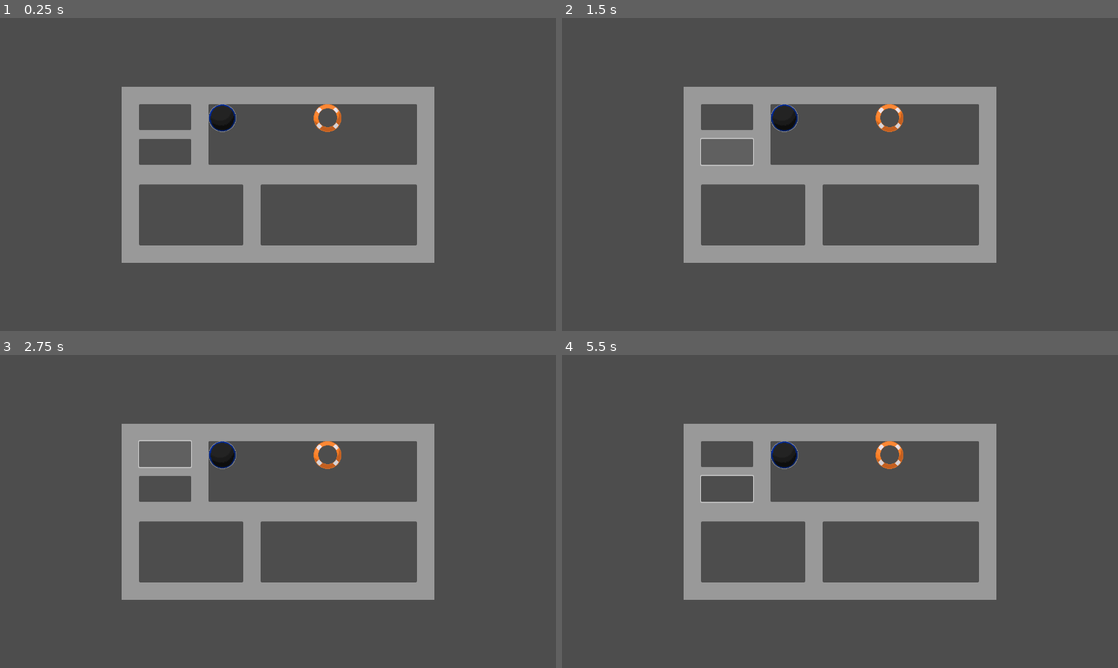
Above: before the commit, frames 1-4 (two rows, left to right).
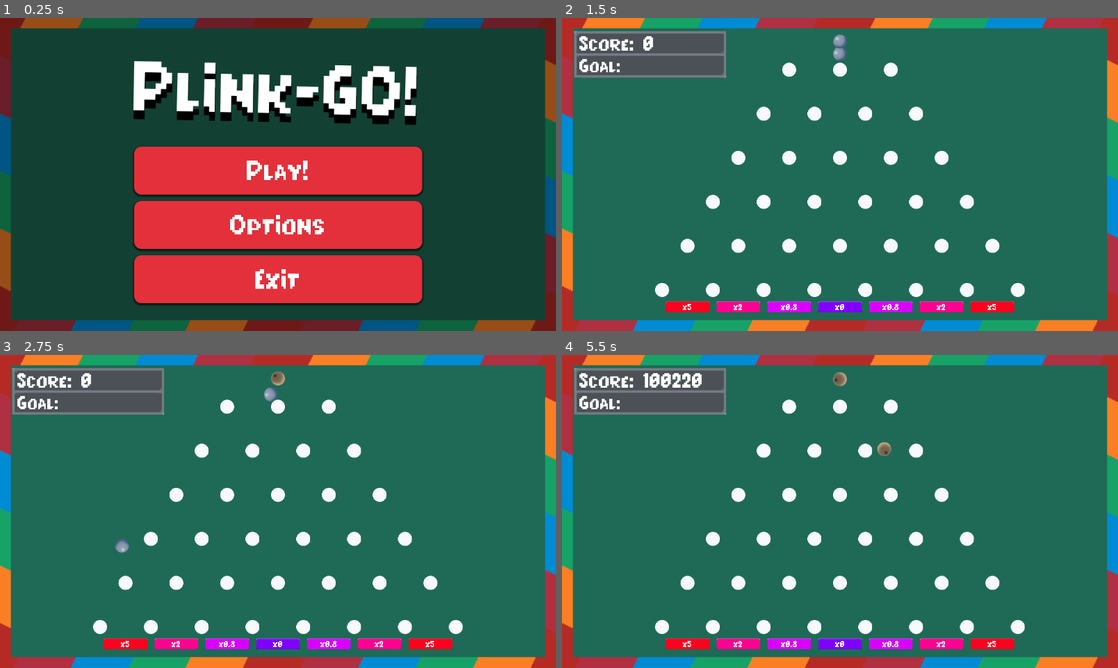
Above: after the commit, the same moments.

Repository: FiCeHo/Plink-go
Game: Godot game, scene res://main_menu.tscn
Two runs of this game, one before a commit and one after it. Both use one fixed random seed, a clock stepped at 60 frames per second and the inputs below. Before the commit the project starts from res://shop/shop_screen.tscn.
Inputs (mouse positions are in pixels of both pictures, inside the frame that each line leads up to; where the layout moved, square brackets give the same spot in the first picture):
- Up to frame 1 (0.25 s): no input
- Up to frame 2 (1.5 s): click (840, 171) [728, 118] at 0.5 s; click (728, 152) at 1.27 s
- Up to frame 3 (2.75 s): click (166, 455) at 2.02 s
- Up to frame 4 (5.5 s): click (728, 489) at 2.77 s; click (728, 455) at 3.52 s; click (728, 489) at 4.27 s; move the mouse to (962, 495) at 5.02 s; click (962, 495) at 5.17 s

The runs differ from the first frame. In frame 1, 100% of the frame differs, in the area x 0-100%, y 0-100%; in frame 2, 97%; in frame 3, 97%; in frame 4, 98%.
Error after the commit: Trying to assign an array of type "Array" to a variable of type "Array[PackedScene]". (res://player_variables.gd:7)

Commit message:
AAAAAAAAA

Diff:
--- a/plink-go!/game.gd
+++ b/plink-go!/game.gd
@@ -1,7 +1,7 @@
 extends Node
 
 @export var ball_array : Array[PackedScene]
-var perk_array = ["2xPoints", "1Up", "+1Mult"]
+var perk_array = []
 
 var player_scene
 var ball_index = 1
@@ -34,7 +34,7 @@
 	if perk_array.has("+1Mult"):
 		Global.mult_sum += 1
 
-func _on_ready():
+func _ready():
 	Global.initial_position = $Game/Container/Marker2D.global_position
 	load_perks()
 	player_scene = ball_array[0]
--- a/plink-go!/game.tscn
+++ b/plink-go!/game.tscn
@@ -1,12 +1,15 @@
-[gd_scene load_steps=10 format=3 uid="uid://ddyy5w7ux36uw"]
+[gd_scene load_steps=13 format=3 uid="uid://ddyy5w7ux36uw"]
 
 [ext_resource type="PackedScene" uid="uid://ki6r087tju3x" path="res://pin.tscn" id="1_e2o6t"]
 [ext_resource type="Script" uid="uid://cmlphfg306x4b" path="res://game.gd" id="1_feb5d"]
 [ext_resource type="PackedScene" uid="uid://cpkx3tyqn2kuw" path="res://player.tscn" id="2_feb5d"]
 [ext_resource type="PackedScene" uid="uid://cbf1bg60e4jj2" path="res://ui.tscn" id="3_7jktm"]
 [ext_resource type="PackedScene" uid="uid://b8ub6d2h0c25i" path="res://nigga_player.tscn" id="3_ryrav"]
-[ext_resource type="PackedScene" uid="uid://dch2epmlvus3h" path="res://multiplier.tscn" id="5_ryrav"]
-[ext_resource type="Texture2D" uid="uid://c2ep4ulm4ss2v" path="res://bckgr.png" id="7_eow3j"]
+[ext_resource type="Texture2D" uid="uid://c2ep4ulm4ss2v" path="res://assets/game/bckgr.png" id="7_eow3j"]
+[ext_resource type="PackedScene" uid="uid://du38yl3g4ve6m" path="res://multiplier_0x.tscn" id="7_j5wjh"]
+[ext_resource type="PackedScene" uid="uid://cueqy8h8k7hne" path="res://multiplier_0_8x.tscn" id="8_hve3p"]
+[ext_resource type="PackedScene" uid="uid://dmu33vhlv3hj" path="res://multiplier_2x.tscn" id="9_mfdv2"]
+[ext_resource type="PackedScene" uid="uid://buenj8vlktd6y" path="res://multiplier_5x.tscn" id="10_iotsf"]
 
 [sub_resource type="StyleBoxTexture" id="StyleBoxTexture_j5wjh"]
 texture = ExtResource("7_eow3j")
@@ -158,33 +161,26 @@
 [node name="Marker2D" type="Marker2D" parent="Game/Container"]
 position = Vector2(511, -48)
 
-[node name="Multiplier" parent="Game/Container" instance=ExtResource("5_ryrav")]
-position = Vector2(157, 559)
-multiplier = 5.0
+[node name="Multiplier 0x" parent="Game/Container" instance=ExtResource("7_j5wjh")]
+position = Vector2(511, 563)
 
-[node name="Multiplier2" parent="Game/Container" instance=ExtResource("5_ryrav")]
-position = Vector2(278, 560)
-multiplier = 2.0
+[node name="Multiplier 0_8x" parent="Game/Container" instance=ExtResource("8_hve3p")]
+position = Vector2(628, 563)
 
-[node name="Multiplier3" parent="Game/Container" instance=ExtResource("5_ryrav")]
-position = Vector2(393, 559)
-multiplier = 0.8
+[node name="Multiplier 0_8x2" parent="Game/Container" instance=ExtResource("8_hve3p")]
+position = Vector2(394, 563)
 
-[node name="Multiplier4" parent="Game/Container" instance=ExtResource("5_ryrav")]
-position = Vector2(510, 559)
-multiplier = 0.0
+[node name="Multiplier 2x" parent="Game/Container" instance=ExtResource("9_mfdv2")]
+position = Vector2(277, 563)
 
-[node name="Multiplier5" parent="Game/Container" instance=ExtResource("5_ryrav")]
-position = Vector2(633, 561)
-multiplier = 0.8
+[node name="Multiplier 2x2" parent="Game/Container" instance=ExtResource("9_mfdv2")]
+position = Vector2(745, 563)
 
-[node name="Multiplier6" parent="Game/Container" instance=ExtResource("5_ryrav")]
-position = Vector2(749, 557)
-multiplier = 2.0
+[node name="Multiplier 5x" parent="Game/Container" instance=ExtResource("10_iotsf")]
+position = Vector2(160, 563)
 
-[node name="Multiplier7" parent="Game/Container" instance=ExtResource("5_ryrav")]
-position = Vector2(860, 555)
-multiplier = 5.0
+[node name="Multiplier 5x2" parent="Game/Container" instance=ExtResource("10_iotsf")]
+position = Vector2(862, 563)
 
 [connection signal="ready" from="." to="." method="_on_ready"]
 [connection signal="released" from="TouchScreenButton" to="." method="_on_touch_screen_button_2_pressed"]
--- a/plink-go!/global.gd
+++ b/plink-go!/global.gd
@@ -5,3 +5,7 @@
 var mult_sum = 0
 var limit_sum = 0
 var value_mult = 1
+
+var initial_ball_array = [load("res://player.gd"), load("res://player.gd"), load("res://player.gd"),
+load("res://player.gd"), load("res://player.gd")]
+var initial_perk_array = []
--- a/plink-go!/main_menu.tscn
+++ b/plink-go!/main_menu.tscn
@@ -1,14 +1,14 @@
 [gd_scene load_steps=22 format=3 uid="uid://dxgq4u6g37r8l"]
 
-[ext_resource type="Texture2D" uid="uid://c2ep4ulm4ss2v" path="res://bckgr.png" id="1_06t4h"]
+[ext_resource type="Texture2D" uid="uid://c2ep4ulm4ss2v" path="res://assets/game/bckgr.png" id="1_06t4h"]
 [ext_resource type="Script" uid="uid://j3xufmlkj4a0" path="res://main_menu.gd" id="1_jix8l"]
-[ext_resource type="AudioStream" uid="uid://ixsyfp8cp5or" path="res://Plink-go! Main Theme.mp3" id="2_7vrkn"]
-[ext_resource type="FontFile" uid="uid://ci4buvranebo7" path="res://PearSoda.ttf" id="3_fu7sn"]
-[ext_resource type="Texture2D" uid="uid://5j4rgoh4f7jr" path="res://grabber.png" id="5_8qtwp"]
+[ext_resource type="AudioStream" uid="uid://ixsyfp8cp5or" path="res://assets/audio/Plink-go! Main Theme.mp3" id="2_7vrkn"]
+[ext_resource type="FontFile" uid="uid://ci4buvranebo7" path="res://assets/game/PearSoda.ttf" id="3_fu7sn"]
+[ext_resource type="Texture2D" uid="uid://5j4rgoh4f7jr" path="res://assets/options/grabber.png" id="5_8qtwp"]
 [ext_resource type="Script" uid="uid://bb2k50hg1abbf" path="res://audio_control.gd" id="5_glbon"]
-[ext_resource type="Texture2D" uid="uid://evhfa0dg14i8" path="res://checkBoxCheckd.png" id="6_qe12f"]
-[ext_resource type="Texture2D" uid="uid://c7mwkvxw1t5mm" path="res://checkBox.png" id="7_8qtwp"]
-[ext_resource type="Script" uid="uid://d2qimi1tdg3fj" path="res://check_box_mute.gd" id="9_dy7ct"]
+[ext_resource type="Texture2D" uid="uid://evhfa0dg14i8" path="res://assets/options/checkBoxCheckd.png" id="6_qe12f"]
+[ext_resource type="Texture2D" uid="uid://c7mwkvxw1t5mm" path="res://assets/options/checkBox.png" id="7_8qtwp"]
+[ext_resource type="Script" path="res://check_box_mute.gd" id="9_dy7ct"]
 
 [sub_resource type="StyleBoxTexture" id="StyleBoxTexture_rhts7"]
 texture = ExtResource("1_06t4h")
@@ -48,14 +48,14 @@
 tracks/0/type = "value"
 tracks/0/imported = false
 tracks/0/enabled = true
-tracks/0/path = NodePath(".:rotation")
+tracks/0/path = NodePath(".:scale")
 tracks/0/interp = 1
 tracks/0/loop_wrap = true
 tracks/0/keys = {
 "times": PackedFloat32Array(0),
 "transitions": PackedFloat32Array(1),
 "update": 0,
-"values": [0.0698132]
+"values": [Vector2(1, 1)]
 }
 
 [sub_resource type="Animation" id="Animation_dy7ct"]
@@ -66,13 +66,25 @@
 tracks/0/imported = false
 tracks/0/enabled = true
 tracks/0/path = NodePath(".:rotation")
-tracks/0/interp = 1
+tracks/0/interp = 2
 tracks/0/loop_wrap = true
 tracks/0/keys = {
-"times": PackedFloat32Array(0, 1.25, 2.5, 3.75, 5),
+"times": PackedFloat32Array(1.25, 3.75),
+"transitions": PackedFloat32Array(1, 1),
+"update": 0,
+"values": [0.0698132, -0.0698132]
+}
+tracks/1/type = "value"
+tracks/1/imported = false
+tracks/1/enabled = false
+tracks/1/path = NodePath(".:scale")
+tracks/1/interp = 1
+tracks/1/loop_wrap = true
+tracks/1/keys = {
+"times": PackedFloat32Array(0, 0.233333, 0.433333, 0.633333, 0.833333),
 "transitions": PackedFloat32Array(1, 1, 1, 1, 1),
 "update": 0,
-"values": [0.0, 0.0698132, 0.0, -0.0698132, 0.0]
+"values": [Vector2(1, 1), Vector2(20, 20), Vector2(1, 1), Vector2(30, 30), Vector2(1, 1)]
 }
 
 [sub_resource type="AnimationLibrary" id="AnimationLibrary_0k4wn"]
@@ -197,7 +209,6 @@
 offset_bottom = -54.0
 grow_horizontal = 2
 grow_vertical = 2
-rotation = 0.0698132
 pivot_offset = Vector2(397, 142.5)
 theme_override_colors/font_shadow_color = Color(0, 0, 0, 1)
 theme_override_constants/shadow_offset_y = 20
--- a/plink-go!/multiplier.gd
+++ b/plink-go!/multiplier.gd
@@ -1,18 +1,6 @@
 extends Node2D
 
-@export var multiplier : float
-
-func _init() -> void:
-	multiplier += Global.mult_sum
+var multiplier : float
 
 func _ready() -> void:
-	if multiplier == 0:
-		$StaticBody2D/Sprite2D.texture = load("res://x0.png")
-	elif multiplier > 0 and multiplier <= 0.8:
-		$StaticBody2D/Sprite2D.texture = load("res://x0.8.png")
-	elif multiplier > 0.8 and multiplier <= 2:
-		$StaticBody2D/Sprite2D.texture = load("res://x2.png")
-	else:
-		$StaticBody2D/Sprite2D.texture = load("res://x5.png")
-
-	$StaticBody2D/Sprite2D.transform
+	multiplier += Global.mult_sum
--- a/plink-go!/multiplier.tscn
+++ b/plink-go!/multiplier.tscn
@@ -1,6 +1,7 @@
-[gd_scene load_steps=3 format=3 uid="uid://dch2epmlvus3h"]
+[gd_scene load_steps=4 format=3 uid="uid://dch2epmlvus3h"]
 
 [ext_resource type="Script" uid="uid://b5kgq2tie3fca" path="res://multiplier.gd" id="1_w3efu"]
+[ext_resource type="FontFile" uid="uid://ci4buvranebo7" path="res://assets/game/PearSoda.ttf" id="2_x42gh"]
 
 [sub_resource type="RectangleShape2D" id="RectangleShape2D_w3efu"]
 size = Vector2(100, 20)
@@ -9,7 +10,6 @@
 script = ExtResource("1_w3efu")
 
 [node name="StaticBody2D" type="StaticBody2D" parent="."]
-modulate = Color(0, 1, 1, 1)
 collision_layer = 2
 
 [node name="CollisionShape2D" type="CollisionShape2D" parent="StaticBody2D"]
@@ -17,3 +17,18 @@
 
 [node name="Sprite2D" type="Sprite2D" parent="StaticBody2D"]
 scale = Vector2(0.5, 0.25)
+
+[node name="Label" type="Label" parent="."]
+anchors_preset = 8
+anchor_left = 0.5
+anchor_top = 0.5
+anchor_right = 0.5
+anchor_bottom = 0.5
+offset_left = -11.0
+offset_top = -12.0
+offset_right = 11.0
+offset_bottom = 12.0
+grow_horizontal = 2
+grow_vertical = 2
+theme_override_fonts/font = ExtResource("2_x42gh")
+theme_override_font_sizes/font_size = 25
--- /dev/null
+++ b/plink-go!/multiplier_0_8x.gd
@@ -0,0 +1,4 @@
+extends "res://multiplier.gd"
+
+func _init() -> void:
+	multiplier = 0.8
--- /dev/null
+++ b/plink-go!/multiplier_0_8x.tscn
@@ -0,0 +1,14 @@
+[gd_scene load_steps=4 format=3 uid="uid://cueqy8h8k7hne"]
+
+[ext_resource type="PackedScene" uid="uid://dch2epmlvus3h" path="res://multiplier.tscn" id="1_cwga7"]
+[ext_resource type="Script" uid="uid://c827edyrcdpl1" path="res://multiplier_0_8x.gd" id="2_0ow2b"]
+[ext_resource type="Texture2D" uid="uid://bd2r88cbwgomb" path="res://x0.8.png" id="3_0ow2b"]
+
+[node name="Multiplier 0_8x" instance=ExtResource("1_cwga7")]
+script = ExtResource("2_0ow2b")
+
+[node name="Sprite2D" parent="StaticBody2D" index="1"]
+texture = ExtResource("3_0ow2b")
+
+[node name="Label" parent="." index="1"]
+text = "x0.8"
--- /dev/null
+++ b/plink-go!/multiplier_0x.gd
@@ -0,0 +1,4 @@
+extends "res://multiplier.gd"
+
+func _init() -> void:
+	multiplier = 0
--- /dev/null
+++ b/plink-go!/multiplier_0x.tscn
@@ -0,0 +1,17 @@
+[gd_scene load_steps=4 format=3 uid="uid://du38yl3g4ve6m"]
+
+[ext_resource type="PackedScene" uid="uid://dch2epmlvus3h" path="res://multiplier.tscn" id="1_1jyn6"]
+[ext_resource type="Script" uid="uid://cx3vncapmp1aa" path="res://multiplier_0x.gd" id="2_l675v"]
+[ext_resource type="Texture2D" uid="uid://niq0yyx0yke0" path="res://x0.png" id="3_4pgex"]
+
+[node name="Multiplier 0x" instance=ExtResource("1_1jyn6")]
+script = ExtResource("2_l675v")
+
+[node name="CollisionShape2D" parent="StaticBody2D" index="0"]
+debug_color = Color(1, 1, 1, 1)
+
+[node name="Sprite2D" parent="StaticBody2D" index="1"]
+texture = ExtResource("3_4pgex")
+
+[node name="Label" parent="." index="1"]
+text = "x0"
--- /dev/null
+++ b/plink-go!/multiplier_2x.gd
@@ -0,0 +1,4 @@
+extends "res://multiplier.gd"
+
+func _init() -> void:
+	multiplier = 2
--- /dev/null
+++ b/plink-go!/multiplier_2x.tscn
@@ -0,0 +1,14 @@
+[gd_scene load_steps=4 format=3 uid="uid://dmu33vhlv3hj"]
+
+[ext_resource type="PackedScene" uid="uid://dch2epmlvus3h" path="res://multiplier.tscn" id="1_ciq6w"]
+[ext_resource type="Script" uid="uid://1qynqk0gjpbe" path="res://multiplier_2x.gd" id="2_cm7t8"]
+[ext_resource type="Texture2D" uid="uid://b64tvi1aubrjm" path="res://x2.png" id="3_ooqsx"]
+
+[node name="Multiplier 2x" instance=ExtResource("1_ciq6w")]
+script = ExtResource("2_cm7t8")
+
+[node name="Sprite2D" parent="StaticBody2D" index="1"]
+texture = ExtResource("3_ooqsx")
+
+[node name="Label" parent="." index="1"]
+text = "x2"
--- /dev/null
+++ b/plink-go!/multiplier_5x.gd
@@ -0,0 +1,4 @@
+extends "res://multiplier.gd"
+
+func _init() -> void:
+	multiplier = 5
--- /dev/null
+++ b/plink-go!/multiplier_5x.tscn
@@ -0,0 +1,14 @@
+[gd_scene load_steps=4 format=3 uid="uid://buenj8vlktd6y"]
+
+[ext_resource type="PackedScene" uid="uid://dch2epmlvus3h" path="res://multiplier.tscn" id="1_d7lld"]
+[ext_resource type="Script" uid="uid://bqc070cuj771t" path="res://multiplier_5x.gd" id="2_lyf5p"]
+[ext_resource type="Texture2D" uid="uid://bs2pu508pbc7x" path="res://x5.png" id="3_wbc71"]
+
+[node name="Multiplier 5x" instance=ExtResource("1_d7lld")]
+script = ExtResource("2_lyf5p")
+
+[node name="Sprite2D" parent="StaticBody2D" index="1"]
+texture = ExtResource("3_wbc71")
+
+[node name="Label" parent="." index="1"]
+text = "x5"
--- a/plink-go!/perks/items/bounce_em.tres
+++ b/plink-go!/perks/items/bounce_em.tres
@@ -1,7 +1,7 @@
 [gd_resource type="Resource" script_class="PerkData" load_steps=3 format=3 uid="uid://bbpkd3onmhmi8"]
 
-[ext_resource type="Texture2D" uid="uid://bmi23ewpynatq" path="res://assets/icons/BounceEmPerk.png" id="1_mrgam"]
-[ext_resource type="Script" uid="uid://7uoio7x1ilb0" path="res://perks/perk_data.gd" id="2_w3axa"]
+[ext_resource type="Texture2D" uid="uid://bmi23ewpynatq" path="res://assets/perks/BounceEmPerk.png" id="1_mrgam"]
+[ext_resource type="Script" path="res://perks/perk_data.gd" id="2_w3axa"]
 
 [resource]
 script = ExtResource("2_w3axa")
--- a/plink-go!/perks/items/life_buoy.tres
+++ b/plink-go!/perks/items/life_buoy.tres
@@ -1,7 +1,7 @@
 [gd_resource type="Resource" script_class="PerkData" load_steps=3 format=3 uid="uid://ddu7vi2xve8pw"]
 
-[ext_resource type="Texture2D" uid="uid://bvsoyrn3cgubw" path="res://assets/icons/LifeBuoyPerk.png" id="1_ainq1"]
-[ext_resource type="Script" uid="uid://7uoio7x1ilb0" path="res://perks/perk_data.gd" id="2_1h1k3"]
+[ext_resource type="Texture2D" uid="uid://bvsoyrn3cgubw" path="res://assets/perks/LifeBuoyPerk.png" id="1_ainq1"]
+[ext_resource type="Script" path="res://perks/perk_data.gd" id="2_1h1k3"]
 
 [resource]
 script = ExtResource("2_1h1k3")
--- a/plink-go!/pin.tscn
+++ b/plink-go!/pin.tscn
@@ -1,6 +1,6 @@
 [gd_scene load_steps=3 format=3 uid="uid://ki6r087tju3x"]
 
-[ext_resource type="Texture2D" uid="uid://dfokb25mgn8b" path="res://pin.png" id="1_nikp6"]
+[ext_resource type="Texture2D" uid="uid://dfokb25mgn8b" path="res://assets/game/pin.png" id="1_nikp6"]
 
 [sub_resource type="CircleShape2D" id="CircleShape2D_gflbs"]
 radius = 16.0
--- a/plink-go!/player.gd
+++ b/plink-go!/player.gd
@@ -41,8 +41,8 @@
 	rotation = 0
 
 func _on_rigid_body_2d_body_entered(body: Node) -> void:
-	if body.get_parent().name.begins_with("Pin"):
-		var a = 0
+	#if body.get_parent().name.begins_with("Pin"):
+		#var a = 0
 	if body.get_parent().name.contains("Multiplier"):
 		score = value * body.get_parent().multiplier
 		hud.call("score_up", score)
--- a/plink-go!/player.tscn
+++ b/plink-go!/player.tscn
@@ -1,6 +1,6 @@
 [gd_scene load_steps=5 format=3 uid="uid://cpkx3tyqn2kuw"]
 
-[ext_resource type="Texture2D" uid="uid://b530di1sp684b" path="res://ball.png" id="1_4flbx"]
+[ext_resource type="Texture2D" uid="uid://b530di1sp684b" path="res://assets/balls/ball.png" id="1_4flbx"]
 [ext_resource type="Script" uid="uid://bvfr0wduvi16p" path="res://player.gd" id="1_onrkg"]
 
 [sub_resource type="PhysicsMaterial" id="PhysicsMaterial_onrkg"]
--- a/plink-go!/player_variables.gd
+++ b/plink-go!/player_variables.gd
@@ -1 +1,7 @@
 extends Node
+
+var ball_array : Array[PackedScene]
+var perk_array = []
+
+func _init():
+	ball_array = Global.initial_ball_array
--- a/plink-go!/project.godot
+++ b/plink-go!/project.godot
@@ -11,7 +11,7 @@
 [application]
 
 config/name="Plink-go!"
-run/main_scene="uid://n6g0wutn7lld"
+run/main_scene="uid://dxgq4u6g37r8l"
 config/features=PackedStringArray("4.4", "Mobile")
 config/icon="uid://g1ini1tp645l"
 
--- a/plink-go!/ui.gd
+++ b/plink-go!/ui.gd
@@ -1,7 +1,18 @@
 extends CanvasLayer
 
 var score = 0
+const MAX_DIGITS = 10
 
 func score_up(value):
 	score += roundf(value)
-	$Score.text = "Score: " + str(score)
+	var str_score = str(score)
+	if score > 999999:
+		# how many places to move the zero.
+		var _exp = str(score).split(".")[0].length() - 1
+
+		# divide with same magnitude
+		var _dec = score / pow(10,_exp)
+
+		# print only what we want, add exp
+		str_score = "{dec}e{exp}".format({"dec":("%1.2f" % _dec), "exp":str(_exp) })
+	$Score.text = ("Score: " + str_score).substr(0, str(score).length() + 5)
--- a/plink-go!/ui.tscn
+++ b/plink-go!/ui.tscn
@@ -1,8 +1,8 @@
 [gd_scene load_steps=4 format=3 uid="uid://cbf1bg60e4jj2"]
 
 [ext_resource type="Script" uid="uid://bg1c6ff0b4v22" path="res://ui.gd" id="1_37p78"]
-[ext_resource type="FontFile" uid="uid://ci4buvranebo7" path="res://PearSoda.ttf" id="2_27fn8"]
-[ext_resource type="Texture2D" uid="uid://d373wed3wawcd" path="res://ScoreHolder.png" id="2_nltto"]
+[ext_resource type="FontFile" uid="uid://ci4buvranebo7" path="res://assets/game/PearSoda.ttf" id="2_27fn8"]
+[ext_resource type="Texture2D" uid="uid://d373wed3wawcd" path="res://assets/holders/ScoreHolder.png" id="2_nltto"]
 
 [node name="UI" type="CanvasLayer"]
 script = ExtResource("1_37p78")
@@ -61,7 +61,9 @@
 
 [node name="Score to beat" type="Label" parent="."]
 offset_left = 40.0
-offset_top = 87.0
+offset_top = 83.0
+offset_right = 153.0
+offset_bottom = 136.0
 theme_override_fonts/font = ExtResource("2_27fn8")
 theme_override_font_sizes/font_size = 55
 text = "Goal: "
Not shown, removed: plink-go!/Plink-go! Game Theme.mp3.import
Not shown, removed: plink-go!/Plink-go! Main Theme.mp3.import
Not shown, removed: plink-go!/Plink-go! Shop Theme.mp3.import
Not shown, added: plink-go!/assets/audio/Plink-go! Game Theme.mp3.import
Not shown, added: plink-go!/assets/audio/Plink-go! Main Theme.mp3.import
Not shown, added: plink-go!/assets/audio/Plink-go! Shop Theme.mp3.import
Binary file added: plink-go!/assets/balls/BaseBall.png
Not shown, changed: plink-go!/assets/balls/BaseBall.png.import
Binary file added: plink-go!/assets/balls/FatManBall.png
Not shown, added: plink-go!/assets/balls/FatManBall.png.import
Binary file added: plink-go!/assets/balls/LadyFinger.png
Not shown, changed: plink-go!/assets/balls/LadyFinger.png.import
(and 40 more such lines)
